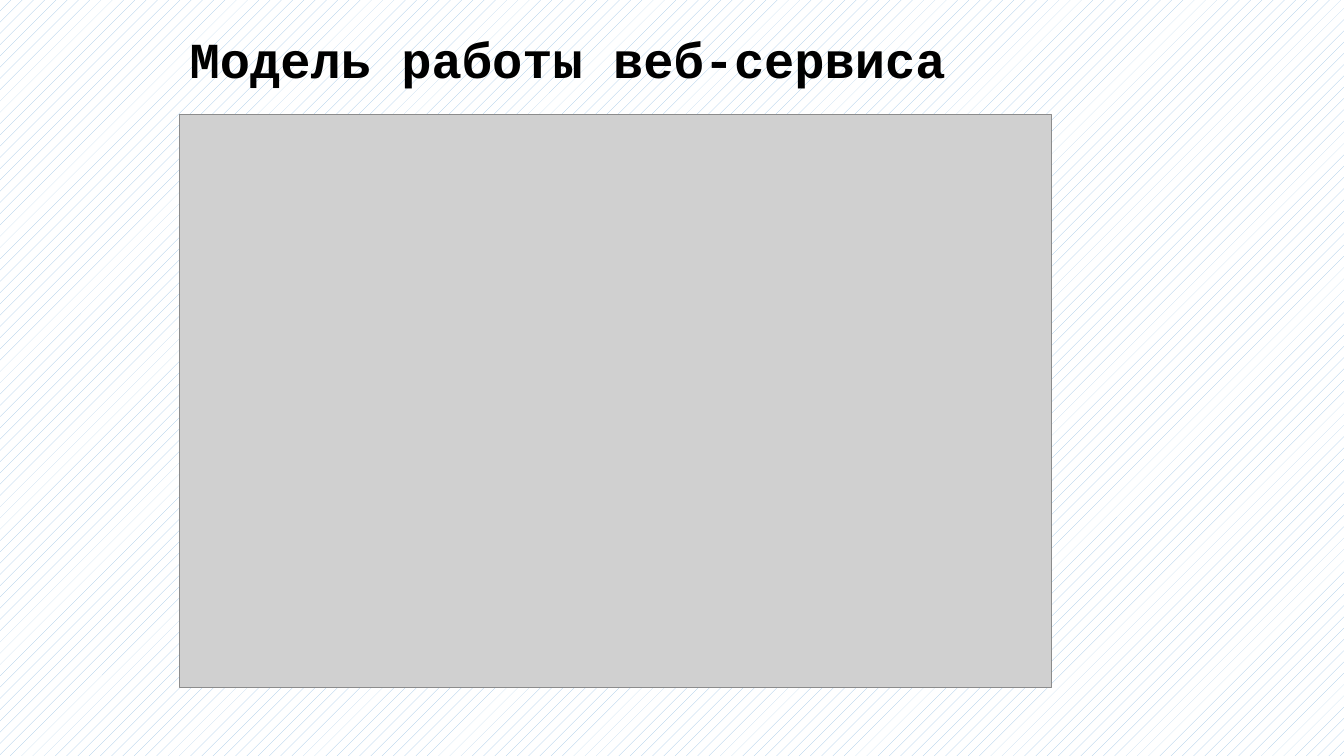
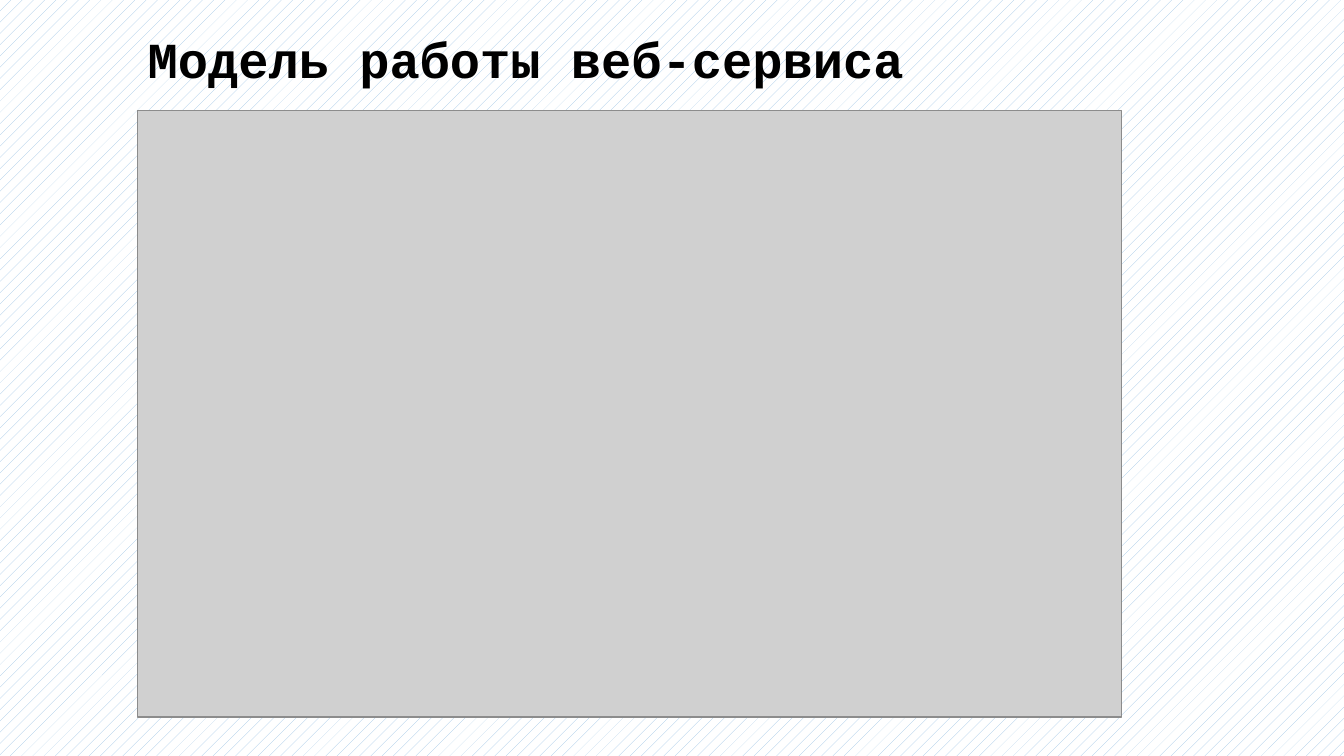
Before and after one commit to bobs4462/tachyon, a slide deck: slide 8 of docs/Презентация ВКР.pptx (slide 10 before the commit). Drawn at 1344x756 pixels with LibreOffice and Linux fonts; fonts in the diff are those of the drawing; grey boxes stand for pictures. Boxes give left, top, right and bottom in pixels: in the first picture for what was removed or moved away, otherwise in the second. Text is boxed around its words. In the diff, an @@ line names an element or a change of style, - is before the commit and + after.

```diff
--- a/docs/Презентация ВКР.pptx
+++ b/docs/Презентация ВКР.pptx
@@ text "Модель работы веб-сервиса": place and size @@
-text "Модель работы веб-сервиса" at (190, 41, 946, 92)
+text "Модель работы веб-сервиса" at (148, 41, 904, 92)
@@ picture: place and size @@
-picture at (179, 114, 1052, 688)
+picture at (138, 110, 1122, 717)
```
Also in this commit, not shown: 3 other slides changed, 2 slides removed, 1 other file.
